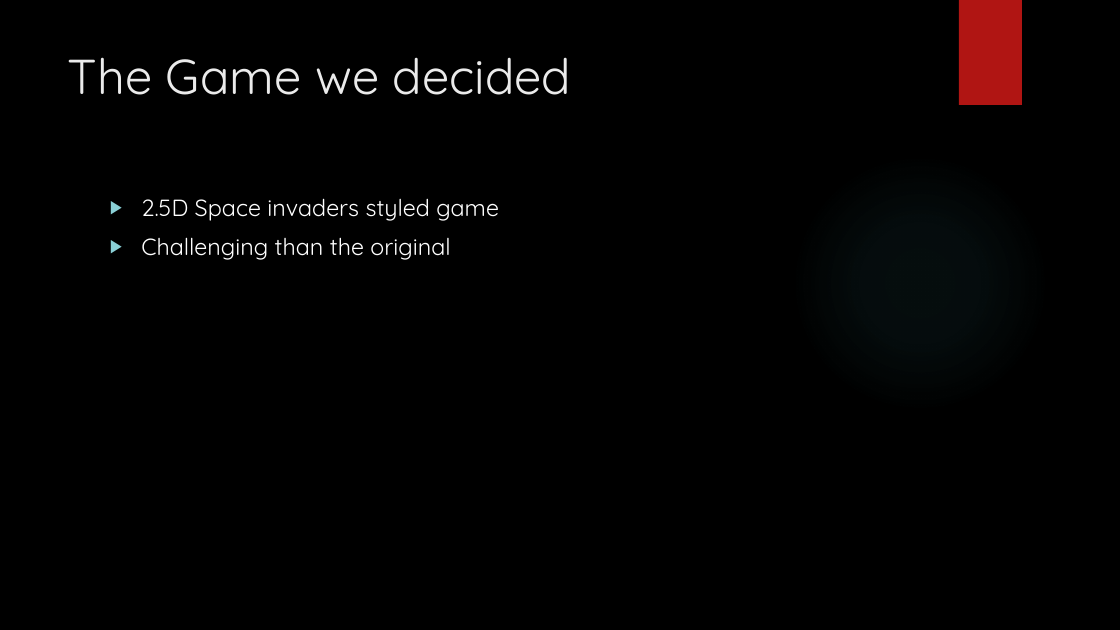
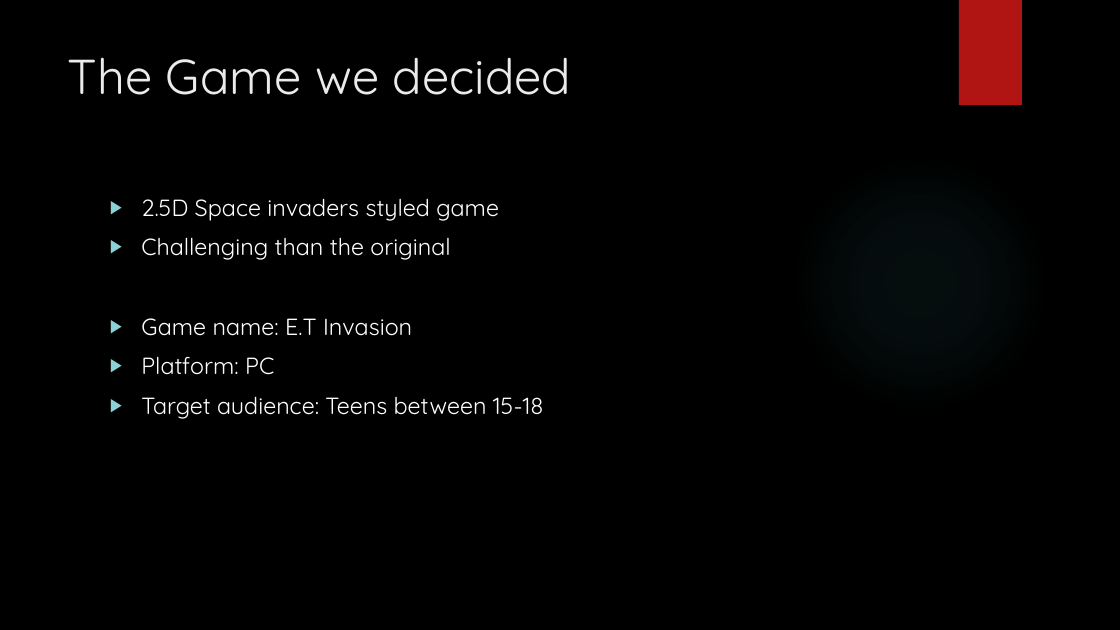
Before and after one commit to JefarAberson19/ET-invasion, a slide deck: slide 2 of Document/02_Napa_13_Aniq_Presentation.pptx. Drawn at 1120x630 pixels with LibreOffice and Linux fonts; fonts in the diff are those of the drawing; background and template pictures are left out. Boxes give left, top, right and bottom in pixels: in the first picture for what was removed or moved away, otherwise in the second. Text is boxed around its words. In the diff, an @@ line names an element or a change of style, - is before the commit and + after.

```diff
--- a/Document/02_Napa_13_Aniq_Presentation.pptx
+++ b/Document/02_Napa_13_Aniq_Presentation.pptx
@@ text at [141,318,544,419]: paragraphs added @@
+▶ Game name: E.T Invasion
+▶ Platform: PC
+▶ Target audience: Teens between 15-18
```
Also in this commit, not shown: 3 other slides changed, 2 slides added, 2 slides removed, 1 other file.
